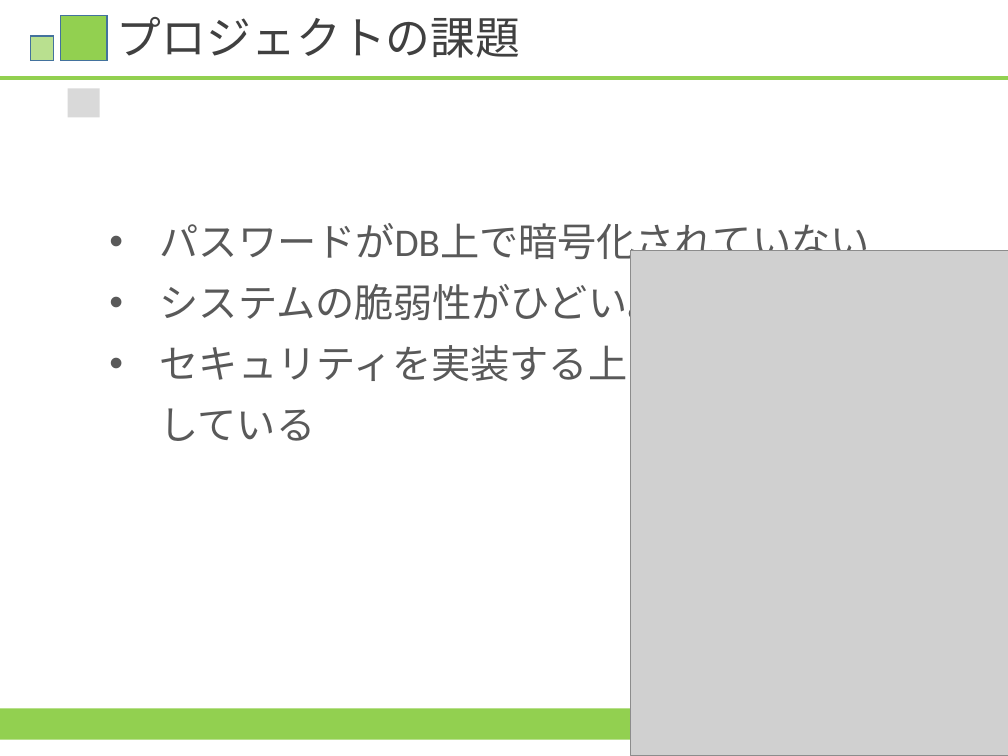
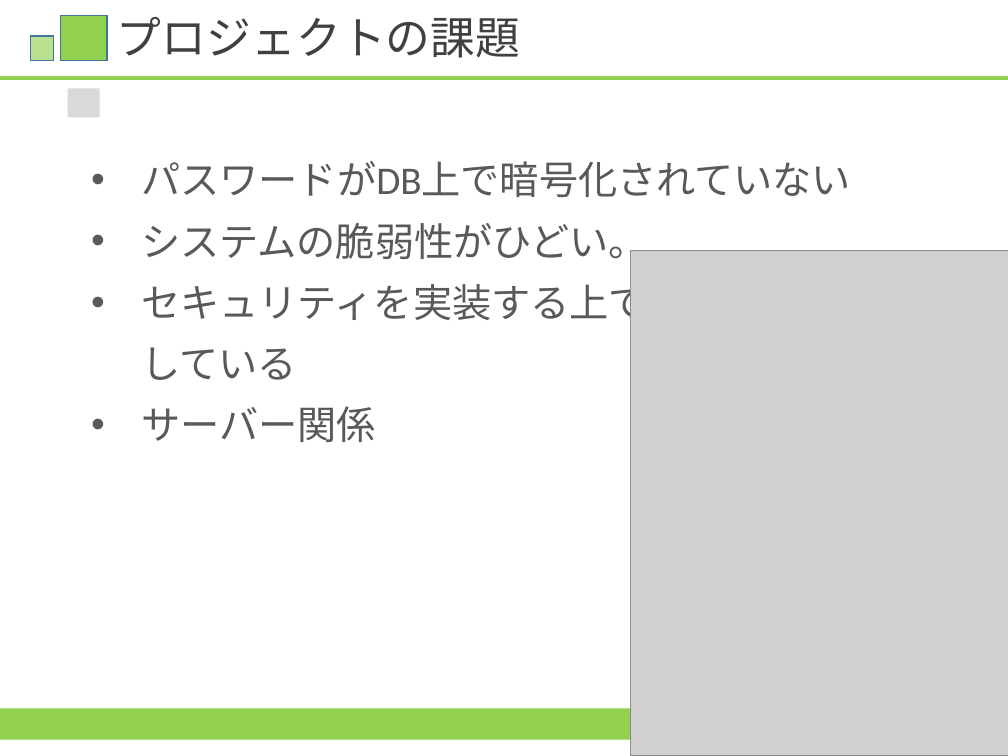
Before and after one commit to HamuroAC/Hamfile, a slide deck: slide 17 of 資料/発表資料.pptx (slide 18 before the commit). Drawn at 1008x756 pixels with LibreOffice and Linux fonts; fonts in the diff are those of the drawing; grey boxes stand for pictures. Boxes give left, top, right and bottom in pixels: in the first picture for what was removed or moved away, otherwise in the second. Text is boxed around its words. In the diff, an @@ line names an element or a change of style, - is before the commit and + after.

```diff
--- a/資料/発表資料.pptx
+++ b/資料/発表資料.pptx
@@ text "パスワードがDB上で暗号化されていない": place and size @@
-text "パスワードがDB上で暗号化されていない" at [160,223,941,441]
+text "パスワードがDB上で暗号化されていない" at [141,161,922,442]
@@ text at [141,406,376,442]: paragraph added @@
+• サーバー関係
```
Also in this commit, not shown: 6 other slides changed, 1 slide added, 2 slides removed.
